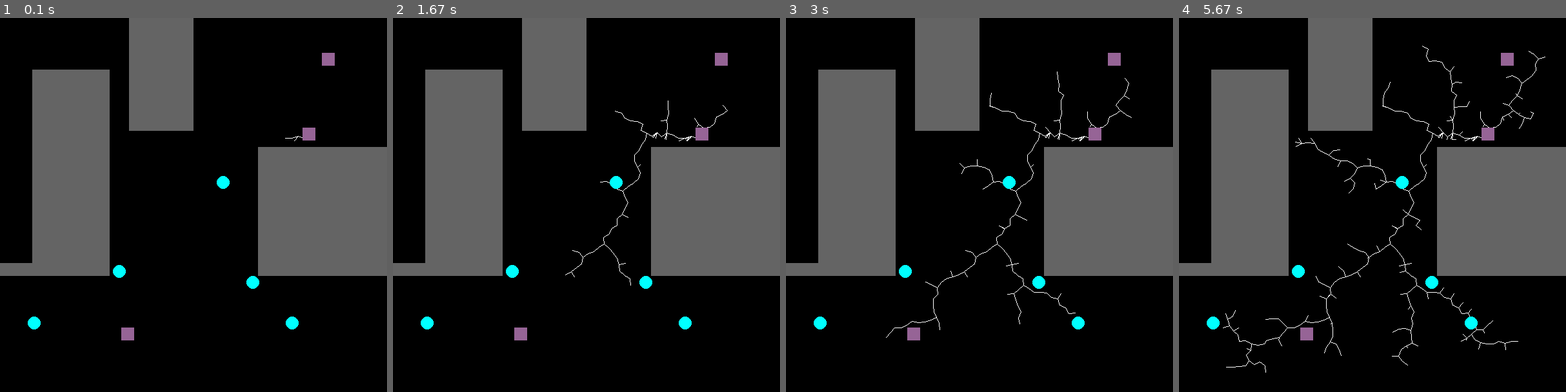
Above: before the commit, frames 1-4 (left to right).
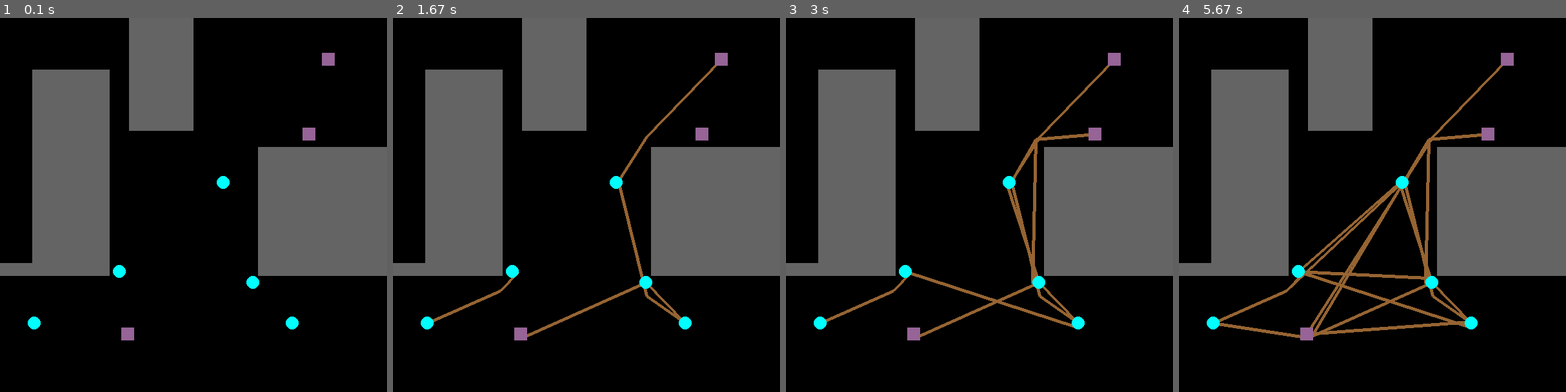
Above: after the commit, the same moments.

Repository: paulaksm/AIProj
Game: pygame game, started from environment.py
The game is run twice, just before and just after one commit, with the same random seed, the same clock (stepped at 60 frames per second) and the same inputs. The source is Python 2; it was converted automatically to run under Python 3.
Inputs:
- Up to frame 1 (0.1 s): no input
- Up to frame 2 (1.67 s): no input
- Up to frame 3 (3 s): no input
- Up to frame 4 (5.67 s): tap Enter at 4.83, 5.17, 5.5 s

The runs differ from the first frame. In frame 1, less than 0.1% of the frame differs, in the area x 73-79%, y 31-33%; in frame 2, 1.2%; in frame 3, 2.3%; in frame 4, 4.3%, in the area x 10-95%, y 7-95%.

Commit message:
Environment.py contains 'greedy' approach, but works. Given time, we'll finish RRT-CONNECT

Diff:
--- a/environment.py
+++ b/environment.py
@@ -1,8 +1,6 @@
 #! /usr/bin/env python2
 '''
-Simple concept environment implemented in pygame.
-Testing if it would be suitable as some kind of
-visualization for the project
+Working distance matrix version
 '''
 
 "constants used for drawing"
@@ -16,9 +14,10 @@
 SIZE = WIDTH, HEIGHT = 600, 600
 N_TRASHCANS = 5
 N_ROBOTS = 3
+N_OBJECTS = N_TRASHCANS+N_ROBOTS
 ROBOT_WIDTH = 20
 ROBOT_HEIGHT = 20
-MAX_NODES = 10000
+MAX_NODES = 100000
 STEP_LENGTH = 10.0
 
 screen = pygame.display.set_mode(SIZE)
@@ -62,7 +61,7 @@
         if not(collides(temp)):
             return temp
 
-def goal_coll(p1, p2, radius):
+def point_coll(p1, p2, radius):
     "checks if a point is within a certian radius of another point"
     if eucl_dist(p1,p2) < radius:
         return True
@@ -88,13 +87,44 @@
 
     return True
 
+def calc_dist(curr_node):
+
+    temp = curr_node
+    goal_dist = 0
+
+    # Try to shorten and smoothen out path
+    while curr_node.parent != None:
+        if (curr_node.parent.parent != None and obstaclefree(curr_node.coord, curr_node.parent.parent.coord)):
+            curr_node.parent = curr_node.parent.parent
+        else:
+            curr_node = curr_node.parent
+
+    curr_node = temp
+
+    # Calculate distance (and draw path)
+    while curr_node.parent != None:
+        pygame.draw.line(screen, (150, 100, 50), curr_node.coord, curr_node.parent.coord, 5)
+        goal_dist += eucl_dist(curr_node.coord, curr_node.parent.coord)
+        curr_node = curr_node.parent
+
+
+    return goal_dist
+
 def main():
     pygame.init()
 
+    dist_matrix = np.zeros([N_OBJECTS, N_OBJECTS])
     trashcan_status = []
-
     init_map()
-    curr_state = 'build'
+
+    node_lists = [[] for i in range(N_OBJECTS)]
+
+    "Initialize robots randomly"
+    robots = np.random.randint(50, 600-50, (N_ROBOTS, 2))
+    for i in range(N_ROBOTS):
+        while collides((robots[i][0], robots[i][1])):
+            robots[i] = np.random.randint(50, 600-50, 2)
+        node_lists[i].append(Node(robots[i], None))
 
     "Initialize trashcans randomly"
     trashcans = np.random.randint(50, 600-50, (N_TRASHCANS, 2))
@@ -102,65 +132,56 @@
         while collides((trashcans[i][0], trashcans[i][1])):
             trashcans[i] = np.random.randint(50, 600-50,2)
         trashcan_status.append((trashcans[i], False, Node(None, None)))
-
-
-    "for debug, static trashcan behind wall"
-    #trashcans[0] = (500, 180)
-    #trashcans[0] = (25, 350)
-    #while True:
-    #    trashcans[0] = (random.randint(0, WIDTH), random.randint(0, HEIGHT))
-    #    if not collides(trashcans[0]):
-    #        break
-
+        node_lists[i+N_ROBOTS].append(Node(trashcans[i], None))
+
+    curr_state = 'build'
     running = True
     goal = False
 
     goal_node = Node(None, None)
     count = 0
 
+
     goal_dist = []
     nodes = []
 
-    "Initialize robots"
-    robots = np.random.randint(50, 600-50, (N_ROBOTS, 2))
-    for i in range(N_ROBOTS):
-        while collides((robots[i][0], robots[i][1])):
-            robots[i] = np.random.randint(50, 600-50, 2)
-
-    curr_robot = 0
 
     while running:
 
         if curr_state == 'build':
-            #print(robots[curr_robot])
-            init_node = Node(robots[curr_robot], None)
-            nodes.append(init_node)
-            count += 1
-            if count < MAX_NODES:
-                foundNext = False
-                while foundNext == False:
-                    rand = new_coord()
-                    parent = nodes[0]
-
-                    for p in nodes:
-                        if eucl_dist(p.coord, rand) <= eucl_dist(parent.coord, rand):
-                            newPoint = new_step(p.coord, rand)
-                            if collides(newPoint) == False and obstaclefree(p.coord, newPoint):
-                                parent = p
-                                foundNext = True
-
-                newnode = new_step(parent.coord, rand)
-                nodes.append(Node(newnode,parent))
-                pygame.draw.line(screen, (255,255,255), parent.coord, newnode)
-                trashcans_found = 0
-                for tc in range(N_TRASHCANS):
-                    if goal_coll(trashcan_status[tc][0], newnode, 10) and not trashcan_status[tc][1]:
-                        trashcan_status[tc] = (trashcans[tc], True, nodes[-1])
-                    if trashcan_status[tc][1]:
-                        trashcans_found += 1
-                if trashcans_found == N_TRASHCANS:
-                    goal = True
-                    curr_state = 'goal_found'
+
+            # Build tree from each startnode and goal
+            for i in range(N_OBJECTS):
+
+                count += 1
+                if count < MAX_NODES:
+                    foundNext = False
+                    while foundNext == False:
+                        rand = new_coord()
+                        parent = node_lists[i][0]
+
+                        for p in node_lists[i]:
+                            if eucl_dist(p.coord, rand) <= eucl_dist(parent.coord, rand):
+                                newPoint = new_step(p.coord, rand)
+                                if collides(newPoint) == False and obstaclefree(p.coord, newPoint):
+                                    parent = p
+                                    foundNext = True
+
+                    newnode = new_step(parent.coord, rand)
+                    node_lists[i].append(Node(newnode,parent))
+                    #pygame.draw.line(screen, (255,255,255), parent.coord, newnode)
+
+                    for obj in range(N_OBJECTS):
+                        if (obj == i):
+                            continue
+                        if point_coll(node_lists[obj][0].coord, newnode, 10) and dist_matrix[i, obj] == 0:
+                            dist_matrix[i, obj] = calc_dist(node_lists[i][-1])
+                            dist_matrix[obj, i] = dist_matrix[i, obj]
+                            print(dist_matrix)
+                            print(obj)
+
+
+                    #    curr_state = 'goal_found'
 
         if curr_state == 'goal_found':
             for numerator in range(N_TRASHCANS):
@@ -207,12 +228,22 @@
                 running = False
 
 
+
+        NODES_DONE = 0
+        for i in range(N_OBJECTS):
+            for j in range(N_OBJECTS):
+                if (i == j):
+                    continue
+                if dist_matrix[i, j] != 0:
+                    NODES_DONE += 1
+        if NODES_DONE == N_OBJECTS * N_OBJECTS - N_OBJECTS:
+            goal = True
+            running = False
         pygame.display.update()
 
     if(goal):
         print("Goal reached in blabla sec, some info")
-        for i in range(N_TRASHCANS):
-            print(goal_dist[i])
+        print(dist_matrix)
         pygame.time.wait(3000)
     #pygame.quit()
 
